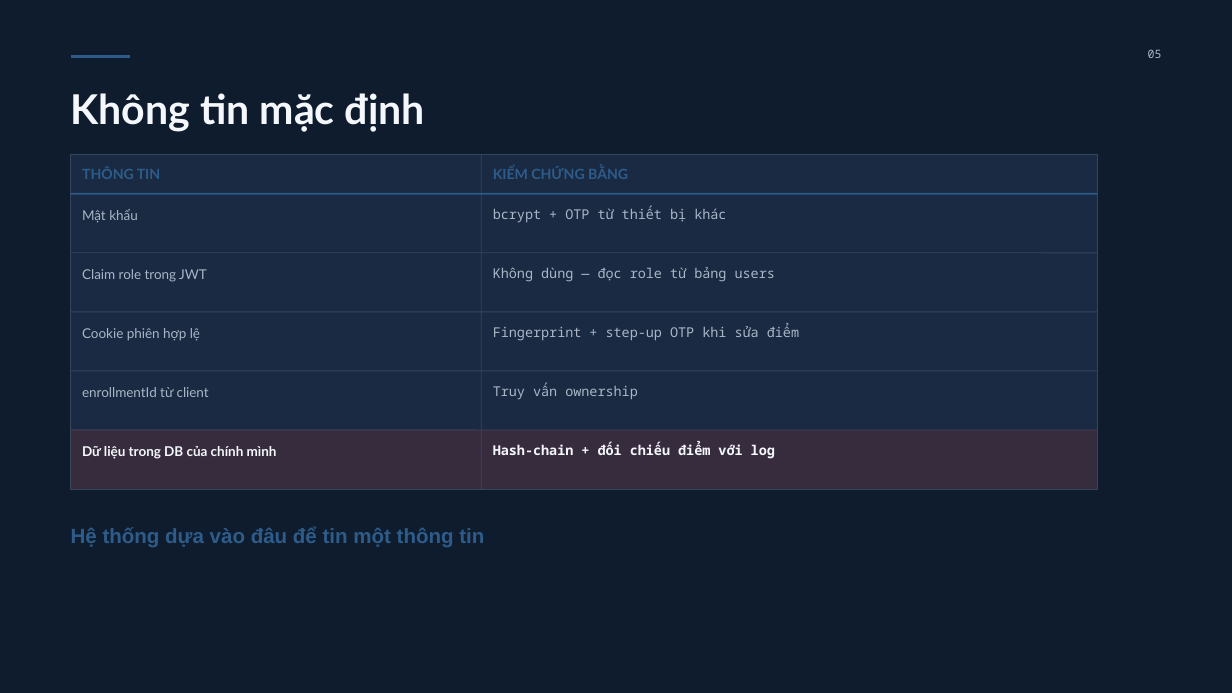
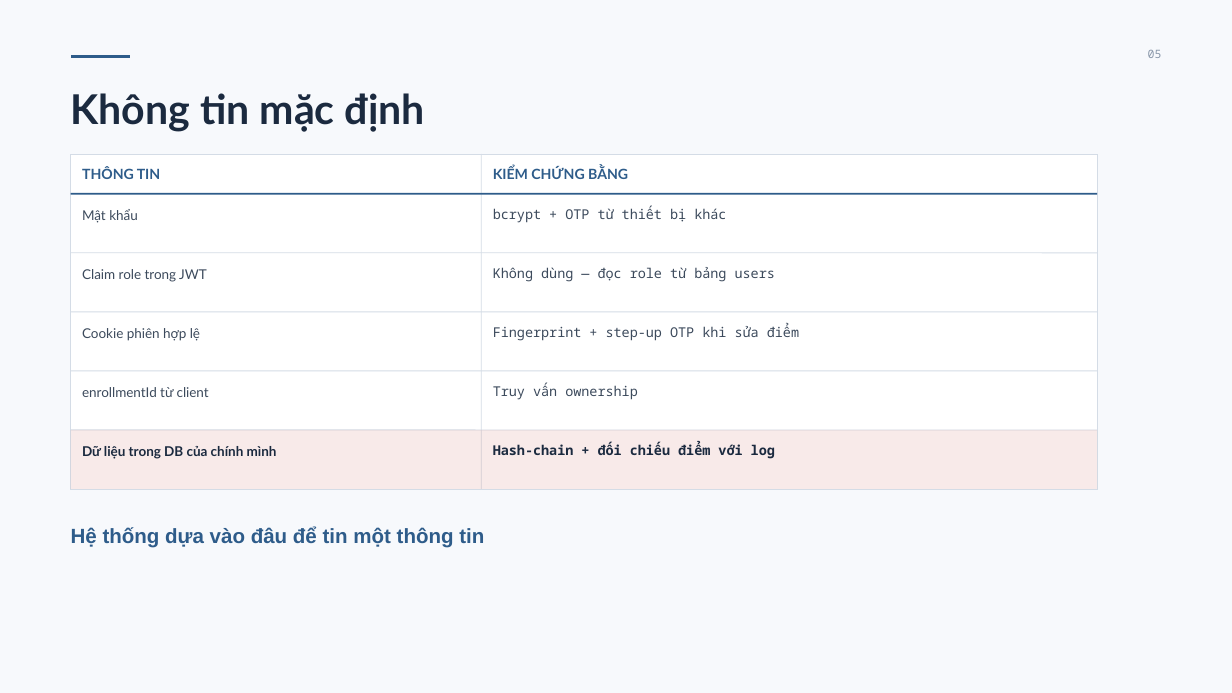
Before and after one commit to mctrunghieu2004-oss/BaoMatAnhNinhMang, a slide deck: slide 5 of docs/SLIDE.pptx. Drawn at 1232x693 pixels with LibreOffice and Linux fonts; fonts in the diff are those of the drawing. Boxes give left, top, right and bottom in pixels: in the first picture for what was removed or moved away, otherwise in the second. Text is boxed around its words. In the diff, an @@ line names an element or a change of style, - is before the commit and + after.

```diff
--- a/docs/SLIDE.pptx
+++ b/docs/SLIDE.pptx
@@ background #0F1C2E to #F7F9FC @@
@@ text "05" at (1148,50,1162,58): text colour #AAB6C6 to #8A98AA @@
@@ freeform shape at (71,154,1098,489): fill #192A42 to #FFFFFF; outline #34465D 0.75 pt to #D4DCE6 0.75 pt @@
@@ line (481, 154) - (481, 489): stroke #34465D 1 pt to #D4DCE6 1 pt @@
@@ line (71, 253) - (1097, 253): stroke #34465D 1 pt to #D4DCE6 1 pt @@
@@ line (71, 312) - (1097, 312): stroke #34465D 1 pt to #D4DCE6 1 pt @@
@@ line (71, 371) - (1097, 371): stroke #34465D 1 pt to #D4DCE6 1 pt @@
@@ text colour #AAB6C6 to #3C4A5C in 8 elements at (82,209,138,223), (493,206,726,223), (82,269,207,282), (493,267,775,282), (82,328,200,341), (493,324,799,341), (82,387,209,397), (493,383,638,400) @@
@@ line (71, 430) - (1097, 430): stroke #34465D 1 pt to #D4DCE6 1 pt @@
@@ freeform shape at (71,430,1098,489): fill #C0392B at 18% opacity to #C0392B at 10% opacity @@
@@ text colour #F4F7FB to #1B2A3F in 3 elements at (71,93,425,131), (82,446,277,459), (493,442,775,459) @@
```
Also in this commit, not shown: 11 other slides changed.
